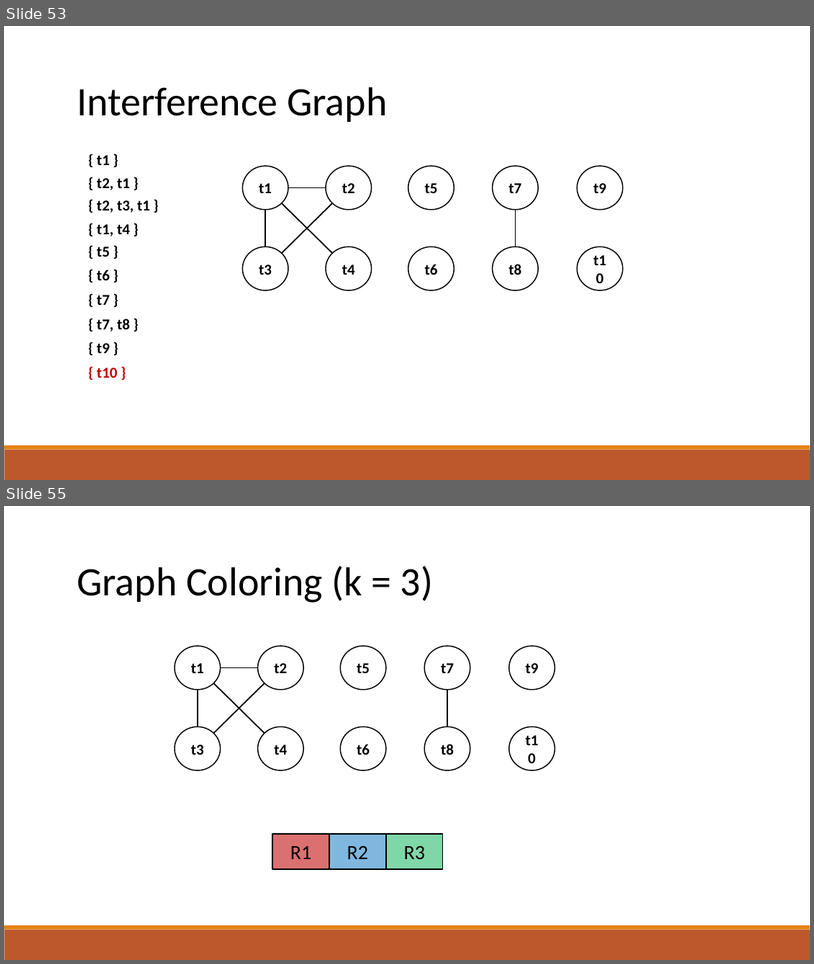
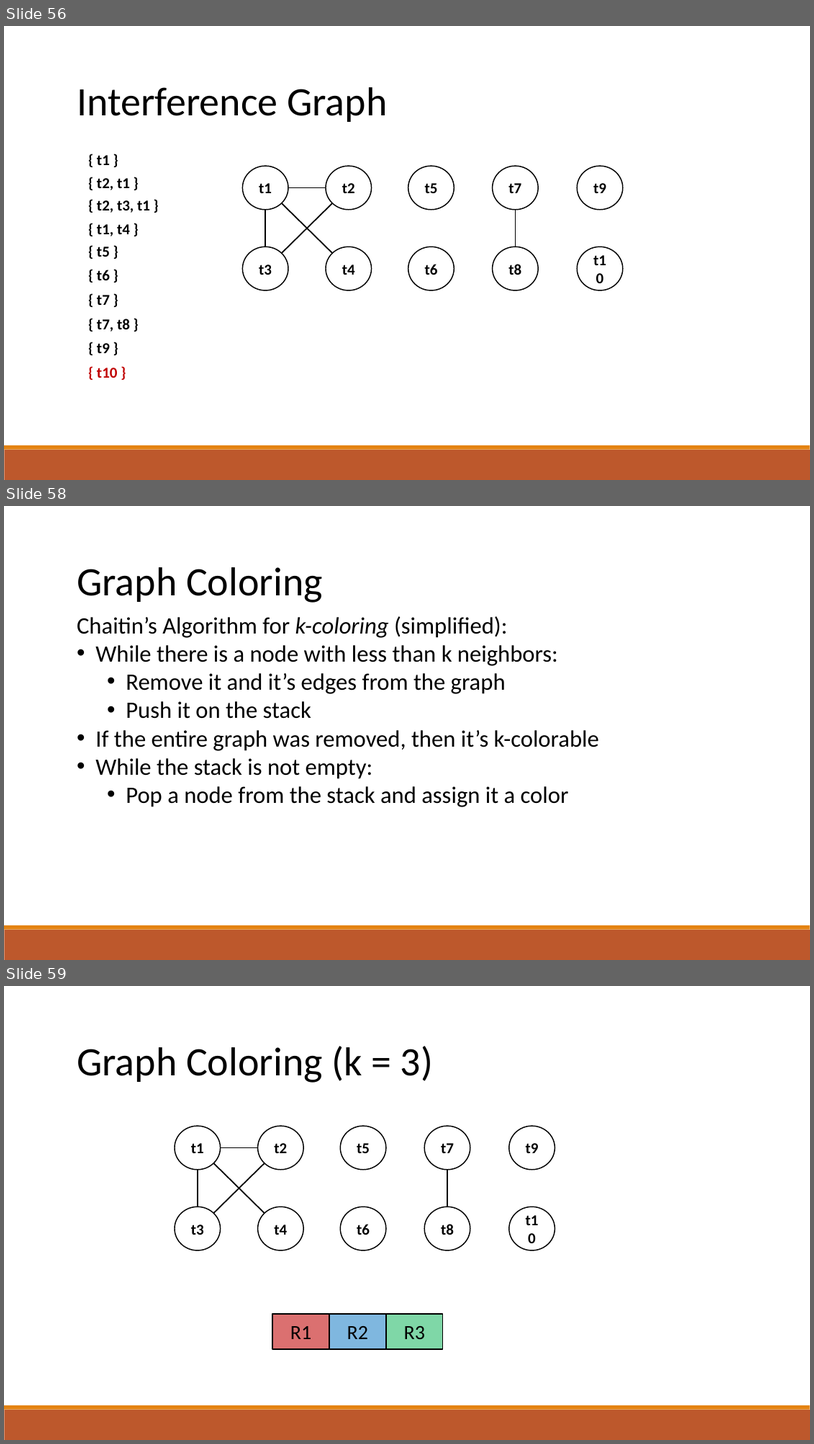
Before and after one commit to raghadzeidan/COMPILATION_TAU_FOR_STUDENTS, a slide deck: new_slides/register_allocation.pptx. Shown one above the other, each under a label of ours: slides 53 and 55 before the commit, slides 56, 58 and 59 after it; the slides between them are not shown. The pictures are 814x964 and 814x1444 pixels, drawn with LibreOffice and Linux fonts; fonts in the diff are those of the drawing. Boxes give left, top, right and bottom in pixels: in the first picture for what was removed or moved away, otherwise in the second. Text is boxed around its words. In the diff, an @@ line names an element or a change of style, - is before the commit and + after.

```diff
--- a/new_slides/register_allocation.pptx
+++ b/new_slides/register_allocation.pptx
@@ slide 58 added at bbox=[4, 506, 810, 960], background #FFFFFF; not listed: 2 template elements that a slide beside it also shows @@
@@ text added at bbox=[77, 567, 323, 602], 48 pt, text #000000 @@
+Graph Coloring
@@ text added at bbox=[77, 616, 599, 807], 28 pt, text #000000 @@
+Chaitin’s Algorithm for k-coloring (simplified):
+• While there is a node with less than k neighbors:
+  • Remove it and it’s edges from the graph
+  • Push it on the stack
+• If the entire graph was removed, then it’s k-colorable
+• While the stack is not empty:
+  • Pop a node from the stack and assign it a color
@@ what was slide 53 is now slide 56 @@
@@ what was slide 55 is now slide 59 @@
```
Also in this commit, not shown: 4 slides changed, 5 other slides added, 1 other file.
